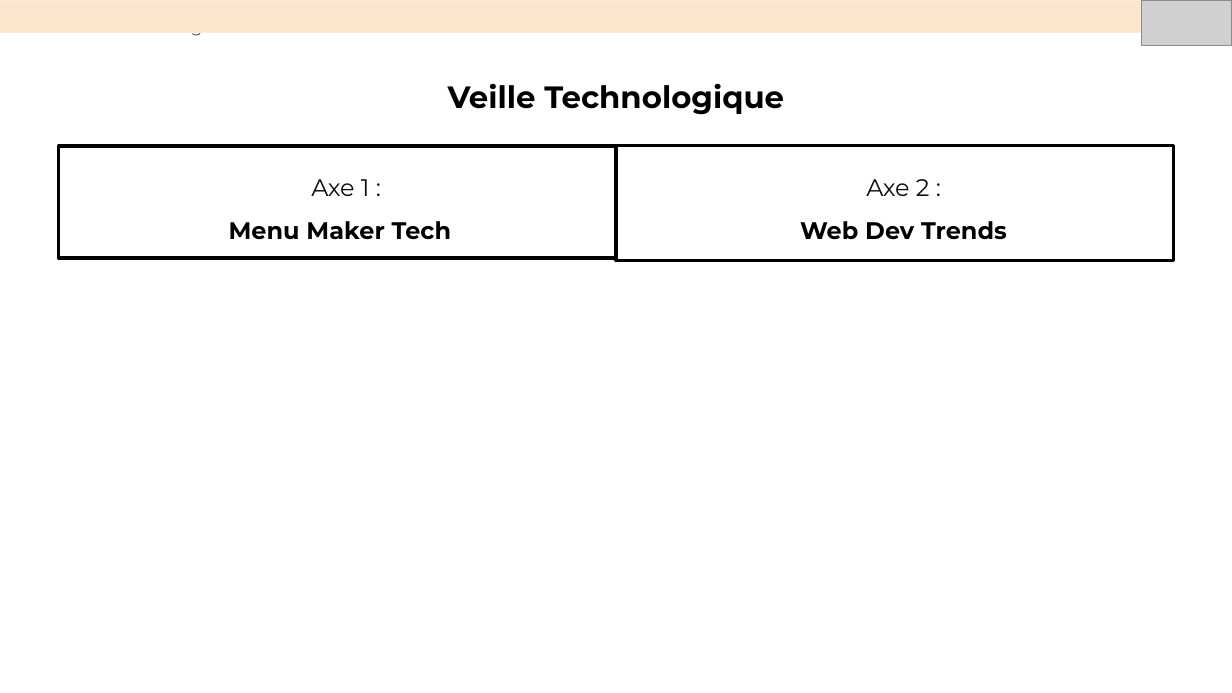
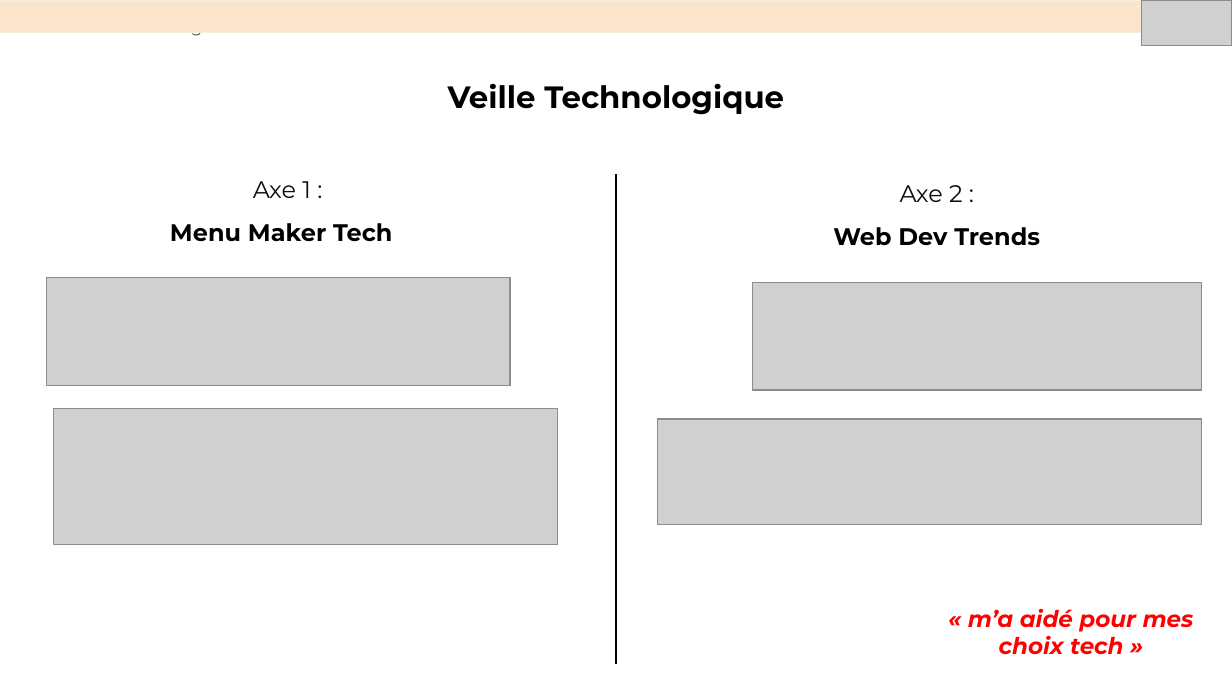
Before and after one commit to Mounir-Bmz/Planifiez-le-d-veloppement-du-site-de-votre-client, a slide deck: slide 8 of Présentation+Soufiane.pptx. Drawn at 1232x693 pixels with LibreOffice and Linux fonts; fonts in the diff are those of the drawing; grey boxes stand for pictures. Boxes give left, top, right and bottom in pixels: in the first picture for what was removed or moved away, otherwise in the second. Text is boxed around its words. In the diff, an @@ line names an element or a change of style, - is before the commit and + after.

Commit message:
Update PPT

```diff
--- a/Présentation+Soufiane.pptx
+++ b/Présentation+Soufiane.pptx
@@ text "Axe 1 : Menu Maker ..." at <box>170,181,392,242</box>: outline #000000 2 pt to none @@
@@ text "Axe 1 : Menu Maker ...": place and size @@
-text "Axe 1 : Menu Maker ..." at <box>59,147,616,259</box>
+text "Axe 1 : Menu Maker ..." at <box>170,181,392,242</box>
@@ line added from (616, 174) to (616, 664), #000000 0.75 pt @@
@@ text "Axe 2 :": place and size @@
-text "Axe 2 :" at <box>616,145,1173,260</box>
+text "Axe 2 :" at <box>833,185,1040,246</box>
@@ text "Axe 2 :" at <box>833,185,1040,246</box>: outline #000000 2 pt to none @@
@@ picture added at <box>46,277,510,386</box> @@
@@ picture added at <box>753,282,1202,389</box> @@
@@ picture added at <box>54,409,558,545</box> @@
@@ picture added at <box>658,419,1202,524</box> @@
@@ text added at <box>968,609,1194,655</box>, 13.5 pt, text #FF0000, bold, italic @@
+« m’a aidé pour mes choix tech »
```
Also in this commit, not shown: 6 other slides changed, 1 other file.
